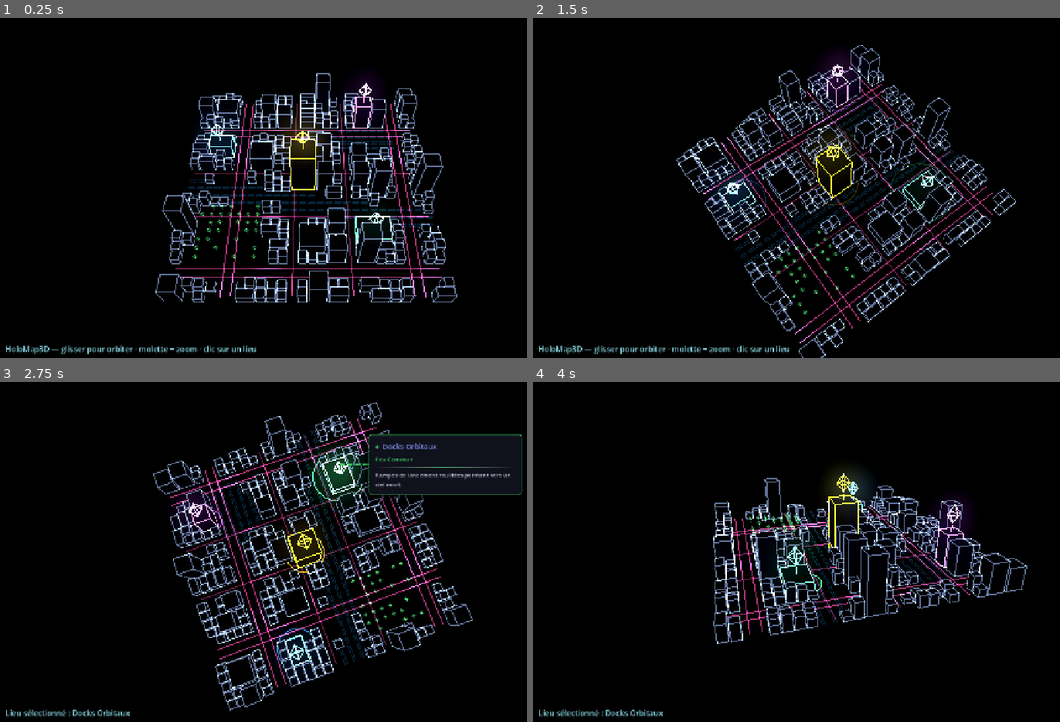
Above: before the commit, frames 1-4 (two rows, left to right).
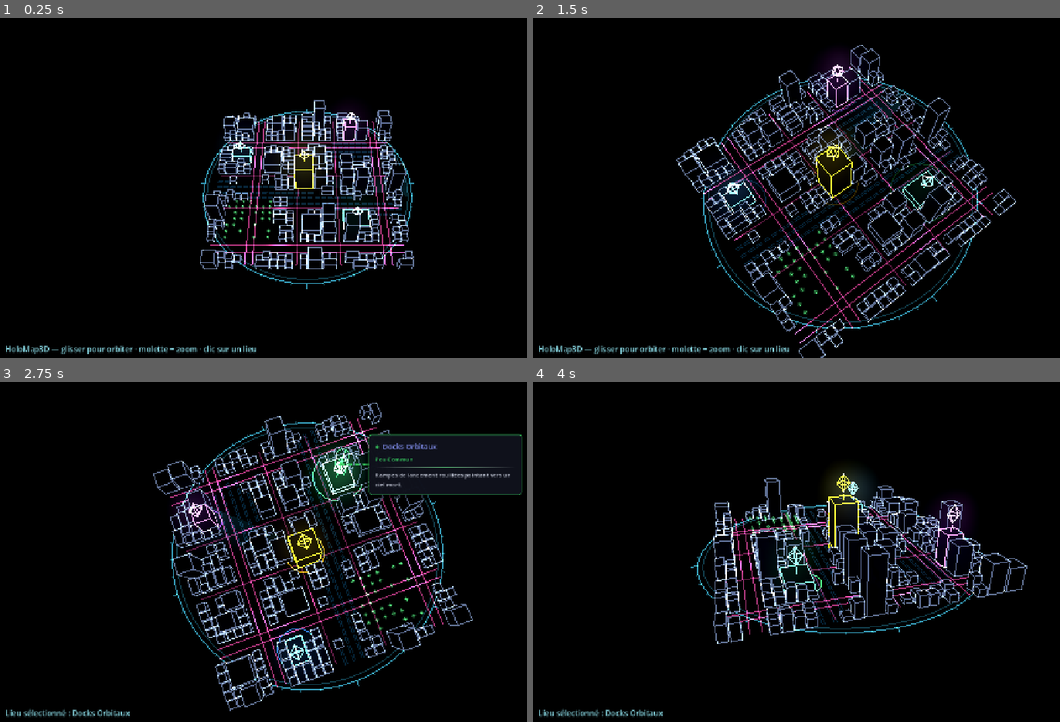
Above: after the commit, the same moments.

Repository: Rhend/Reliquary
Game: Godot game, scene res://scenes/holomap3d/holo_map_3d.tscn
The game is run twice, just before and just after one commit, with the same random seed, the same clock (stepped at 60 frames per second) and the same inputs. This scene is started directly instead of the project's main scene.
Inputs (mouse positions are in pixels of both pictures, inside the frame that each line leads up to):
- Up to frame 1 (0.25 s): no input
- Up to frame 2 (1.5 s): tap Enter at 0.5, 0.6 s; move the mouse to (975, 167) at 0.52 s; hold Right 0.53-1.25 s; click (975, 167) at 0.67 s; tap Space (ui_select) at 0.77 s; drag from (717, 201) to (807, 252) at 1.27 s
- Up to frame 3 (2.75 s): move the mouse to (368, 470) at 2.02 s; hold Right from 2.03 s (still down); tap Enter at 2.1 s; click (368, 470) at 2.17 s
- Up to frame 4 (4 s): release Right at 2.75 s; drag from (807, 616) to (654, 497) at 2.77 s; move the mouse to (1028, 599) at 3.52 s; hold Left from 3.53 s (still down); tap Enter at 3.6 s; click (1028, 599) at 3.67 s; tap Space (ui_select) at 3.77 s

The runs differ from the first frame. In frame 1, 13% of the frame differs, in the area x 29-87%, y 16-84%; in frame 2, 0.9%; in frame 3, 1.0%; in frame 4, 0.5%.

Commit message:
feat(holomap3d): passe juice/feel/immersion (intro, socle, radar, faisceau, zoom amorti)
- Intro « matérialisation » : la ville monte du sol (elastic) + caméra qui
  s'approche de loin à l'ouverture.
- Socle « table tactique » : anneau-cadre cyan + graduations radiales au sol.
- Balayage radar : sweep en éventail (comète) qui tourne lentement → vie au repos.
- Faisceau de survol : colonne de lumière verticale tier-colorée jaillissant du
  lieu pointé (feedback fort), fondu d'apparition.
- Zoom molette amorti (glisse vers sa cible au lieu de snapper).
Tout exposé (intro_actif/socle_actif/radar_actif/radar_vitesse/couleur_socle/
zoom_amorti). DA inchangée (wireframe, fond noir, néon magenta, lieux tier+glow).

Co-Authored-By: Claude Opus 4.8 <noreply@anthropic.com>

Diff:
--- a/scenes/holomap3d/HoloLocation3D.gd
+++ b/scenes/holomap3d/HoloLocation3D.gd
@@ -38,10 +38,13 @@
 var _hover := false
 var _pin: MeshInstance3D
 var _ring: MeshInstance3D
+var _beam: MeshInstance3D
 var _pin_y := 0.0
+var _beam_a := 0.0          # opacité courante du faisceau (fondu au survol)
 var _mat_bat: ShaderMaterial
 var _mat_pin: ShaderMaterial
 var _mat_ring: ShaderMaterial
+var _mat_beam: ShaderMaterial
 
 const PIN_R := 0.26
 const PIN_H := 0.34
@@ -51,6 +54,7 @@
 	_mat_bat  = _mk_mat()
 	_mat_pin  = _mk_mat()
 	_mat_ring = _mk_mat()
+	_mat_beam = _mk_mat()
 	_pin_y = hauteur + pin_float
 	_construire()
 
@@ -129,6 +133,20 @@
 	_pin.position = Vector3(0, _pin_y, 0)
 	add_child(_pin)
 
+	# ── Faisceau vertical (visible au survol) : colonne de lumière vers le ciel ──
+	var bh := maxf(hauteur * 2.4, 2.2)
+	var rb := maxf(PIN_R * 0.6, taille_x * 0.12)
+	var sm := HoloMesh3D.st()
+	var nb := HoloMesh3D.line(sm, Vector3.ZERO, Vector3(0, bh, 0), col)
+	for corner in [Vector2(rb, rb), Vector2(-rb, rb), Vector2(rb, -rb), Vector2(-rb, -rb)]:
+		nb += HoloMesh3D.line(sm, Vector3(corner.x, 0, corner.y), Vector3(corner.x, bh, corner.y), col)
+	nb += HoloMesh3D.circle(sm, Vector3(0, bh, 0), rb * 1.5, col, 16)
+	_beam = MeshInstance3D.new()
+	_beam.mesh = HoloMesh3D.commit(sm, nb)
+	_beam.material_override = _mat_beam
+	_beam.visible = false
+	add_child(_beam)
+
 func _process(dt: float) -> void:
 	_t += dt
 	var pulse := 0.5 + 0.5 * sin(_t * 4.0)
@@ -149,3 +167,13 @@
 		_mat_ring.set_shader_parameter("alpha_mult",
 				(1.0 - phase) * (1.5 if _hover else 1.0))
 		_mat_ring.set_shader_parameter("emission_strength", 3.4 if _hover else 2.4)
+
+	# Faisceau : fondu d'apparition au survol (disparaît hors survol).
+	if is_instance_valid(_beam):
+		_beam_a = lerpf(_beam_a, 1.0 if _hover else 0.0, 1.0 - exp(-10.0 * dt))
+		if _beam_a < 0.01:
+			_beam.visible = false
+		else:
+			_beam.visible = true
+			_mat_beam.set_shader_parameter("alpha_mult", _beam_a * (0.45 + 0.35 * pulse))
+			_mat_beam.set_shader_parameter("emission_strength", 3.2)
--- a/scenes/holomap3d/HoloMap3D.gd
+++ b/scenes/holomap3d/HoloMap3D.gd
@@ -108,6 +108,15 @@
 @export_range(0.0, 0.02) var distortion_amplitude := 0.0
 @export var post_process_interne := true
 
+# ─── Effets / Juice ───────────────────────────────────────────
+@export_group("Effets")
+@export var intro_actif := true               # matérialisation : la ville monte du sol à l'ouverture
+@export var socle_actif := true               # anneau-socle « table tactique »
+@export var radar_actif := true               # balayage radar lent au sol
+@export var radar_vitesse := 22.0             # °/s du balayage
+@export var couleur_socle := Color(0.30, 0.85, 1.00)  # cyan holographique (cadre/HUD au sol)
+@export var zoom_amorti := true               # zoom molette lissé
+
 # ─── Lieux ────────────────────────────────────────────────────
 @export_group("Lieux")
 @export var lieux: Array[HoloLieuData] = []
@@ -127,6 +136,9 @@
 var _debug_label: Label
 var _tooltip: HoloTooltip
 var _hovered: HoloLocation3D
+var _radar: Node3D
+var _distance_cible := 15.0
+var _intro_en_cours := false
 
 var _cols_route := {}
 var _rows_route := {}
@@ -174,6 +186,7 @@
 	_cam.near = 0.1
 	_cam.far = 300.0
 	_rig.add_child(_cam)
+	_distance_cible = distance
 	_appliquer_camera()
 
 func _setup_materials() -> void:
@@ -268,11 +281,85 @@
 		_bloque[k] = true
 	_reserver_lieux()       # interdit le remplissage sous les lieux
 
+	if socle_actif:
+		_build_socle()
 	_build_routes_neon()
 	if decor_actif:
 		_build_decor()
 	_build_ville()
 	_construire_lieux(lieux)
+	if radar_actif:
+		_build_radar()
+	if intro_actif:
+		_jouer_intro()
+
+# ─── Socle « table tactique » (anneau + ticks au sol) ─────────
+func _build_socle() -> void:
+	var s := HoloMesh3D.st()
+	var n := 0
+	var r := (_cgrid() + 1.0) * taille_cellule * 1.10
+	n += HoloMesh3D.circle(s, Vector3.ZERO, r, Color(couleur_socle, 0.55), 96)
+	n += HoloMesh3D.circle(s, Vector3.ZERO, r * 0.965, Color(couleur_socle, 0.22), 96)
+	# Ticks radiaux (graduations) — plus longs tous les 1/8 de tour.
+	var ticks := 48
+	for i in ticks:
+		var a := TAU * float(i) / float(ticks)
+		var dir := Vector3(cos(a), 0.0, sin(a))
+		var long := i % 6 == 0
+		var ext := taille_cellule * (0.65 if long else 0.3)
+		n += HoloMesh3D.line(s, dir * r, dir * (r + ext),
+				Color(couleur_socle, 0.5 if long else 0.28))
+	_ajouter_mesh(HoloMesh3D.commit(s, n), "Socle")   # _mat_decor → léger glow cyan
+
+# ─── Balayage radar (sweep en éventail, tourne lentement) ─────
+func _build_radar() -> void:
+	var r := (_cgrid() + 1.0) * taille_cellule * 1.06
+	var seg := 12
+	var span := deg_to_rad(28.0)
+	var s := SurfaceTool.new()
+	s.begin(Mesh.PRIMITIVE_TRIANGLES)
+	var y := 0.02
+	for i in seg:
+		var a0 := -span * 0.5 + span * float(i) / float(seg)
+		var a1 := -span * 0.5 + span * float(i + 1) / float(seg)
+		# Alpha croît vers le bord d'attaque (a = +span/2) : effet comète.
+		var al0 := 0.32 * (a0 + span * 0.5) / span
+		var al1 := 0.32 * (a1 + span * 0.5) / span
+		var p0 := Vector3(cos(a0), 0, sin(a0)) * r + Vector3(0, y, 0)
+		var p1 := Vector3(cos(a1), 0, sin(a1)) * r + Vector3(0, y, 0)
+		s.set_color(Color(couleur_socle, 0.10)); s.add_vertex(Vector3(0, y, 0))
+		s.set_color(Color(couleur_socle, al0)); s.add_vertex(p0)
+		s.set_color(Color(couleur_socle, al1)); s.add_vertex(p1)
+	_radar = Node3D.new()
+	_radar.name = "Radar"
+	var mi := MeshInstance3D.new()
+	mi.mesh = s.commit()
+	mi.material_override = _mat_ambiance   # additif, émission faible → discret
+	_radar.add_child(mi)
+	_monde.add_child(_radar)
+
+# ─── Intro : matérialisation (la ville monte du sol) + caméra ─
+func _jouer_intro() -> void:
+	_intro_en_cours = true
+	_monde.scale.y = 0.02
+	if is_instance_valid(_lieux_node):
+		_lieux_node.scale.y = 0.02
+	var d0 := _distance_cible * 1.7
+	distance = d0
+	var tw := create_tween().set_parallel(true)
+	tw.tween_property(_monde, "scale:y", 1.0, 0.85) \
+			.set_ease(Tween.EASE_OUT).set_trans(Tween.TRANS_BACK)
+	if is_instance_valid(_lieux_node):
+		tw.tween_property(_lieux_node, "scale:y", 1.0, 0.95) \
+				.set_ease(Tween.EASE_OUT).set_trans(Tween.TRANS_BACK)
+	tw.tween_method(_set_distance, d0, _distance_cible, 1.0) \
+			.set_ease(Tween.EASE_OUT).set_trans(Tween.TRANS_CUBIC)
+	tw.finished.connect(func() -> void:
+		_intro_en_cours = false
+		_distance_cible = distance)
+
+func _set_distance(v: float) -> void:
+	distance = v
 
 func _ajouter_mesh(mesh: ArrayMesh, nom: String, mat: Material = null) -> void:
 	if mesh == null:
@@ -558,7 +645,12 @@
 func _process(dt: float) -> void:
 	if auto_rotation:
 		_yaw += deg_to_rad(vitesse_rotation) * dt
-		_appliquer_camera()
+	# Zoom amorti (hors intro) : la distance glisse vers sa cible.
+	if zoom_amorti and not _intro_en_cours:
+		distance = lerpf(distance, _distance_cible, 1.0 - exp(-12.0 * dt))
+	_appliquer_camera()
+	if is_instance_valid(_radar):
+		_radar.rotation.y += deg_to_rad(radar_vitesse) * dt
 	_maj_tooltip()
 
 func _maj_tooltip() -> void:
@@ -573,11 +665,15 @@
 	if event is InputEventMouseButton:
 		var mb := event as InputEventMouseButton
 		if mb.button_index == MOUSE_BUTTON_WHEEL_UP and mb.pressed:
-			distance -= 1.2
-			_appliquer_camera()
+			_distance_cible = clampf(_distance_cible - 1.2, distance_min, distance_max)
+			if not zoom_amorti:
+				distance = _distance_cible
+				_appliquer_camera()
 		elif mb.button_index == MOUSE_BUTTON_WHEEL_DOWN and mb.pressed:
-			distance += 1.2
-			_appliquer_camera()
+			_distance_cible = clampf(_distance_cible + 1.2, distance_min, distance_max)
+			if not zoom_amorti:
+				distance = _distance_cible
+				_appliquer_camera()
 		elif mb.button_index == MOUSE_BUTTON_LEFT:
 			_dragging = mb.pressed and mode_rotation == 0
 	elif event is InputEventMouseMotion and _dragging:
